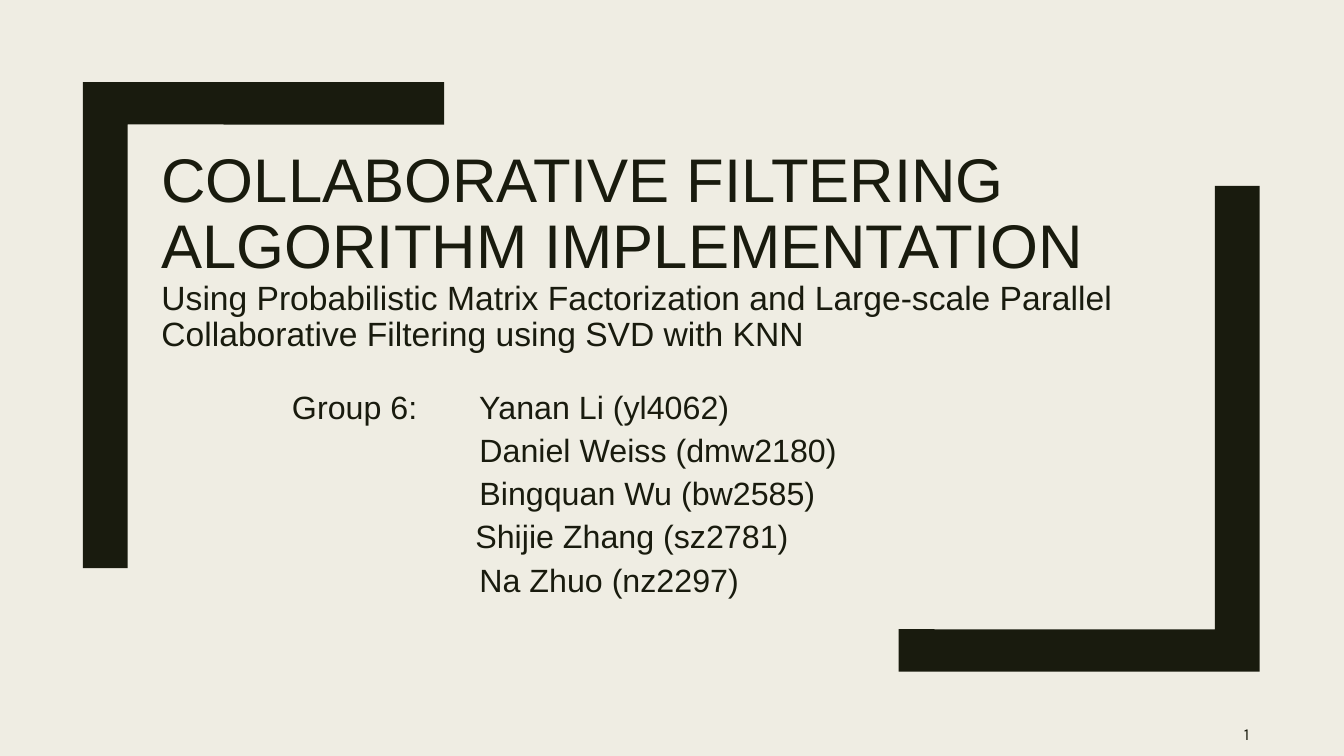
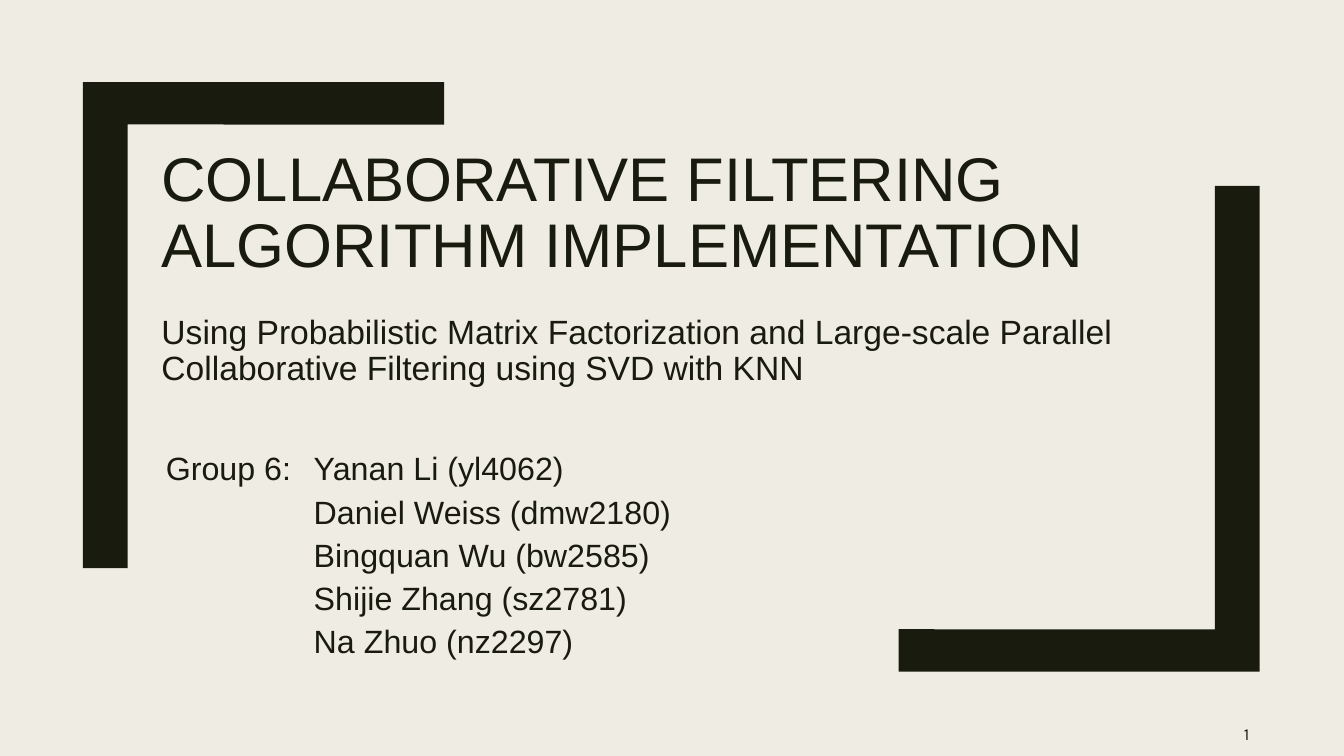
Before and after one commit to TZstatsADS/fall2019-project4-sec1-grp6, a slide deck: slide 1 of doc/Project 4 group 6 Presentation.pptx. Drawn at 1344x756 pixels with LibreOffice and Linux fonts; fonts in the diff are those of the drawing. Boxes give left, top, right and bottom in pixels: in the first picture for what was removed or moved away, otherwise in the second. Text is boxed around its words. In the diff, an @@ line names an element or a change of style, - is before the commit and + after.

```diff
--- a/doc/Project 4 group 6 Presentation.pptx
+++ b/doc/Project 4 group 6 Presentation.pptx
@@ title "COLLABORATIVE FILTERING ALGORITHM IMPLEMENTATION Using ..." rewrapped from bbox=[161, 159, 1112, 353] to bbox=[161, 158, 1112, 387] @@
@@ subtitle "Group 6: Yanan Li (yl4062)" rewrapped from bbox=[292, 395, 837, 598] to bbox=[166, 456, 671, 660] @@
```
Also in this commit, not shown: 1 other slide changed, 1 slide added.
